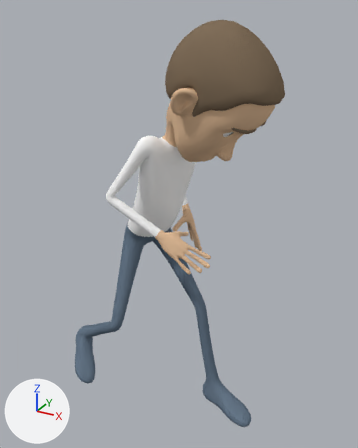
The Blender file MoCap_cw.blend as it was, and as the next commit left it.
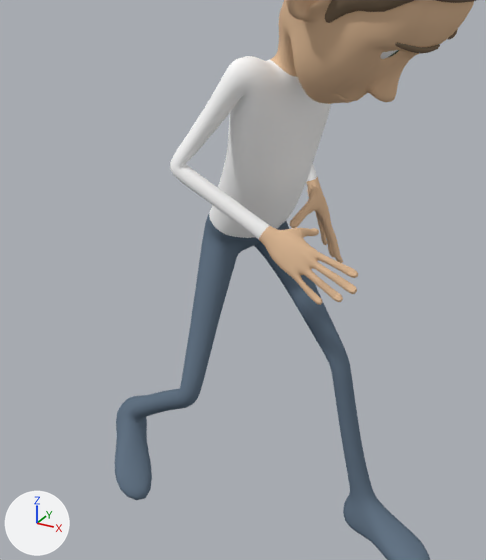
Old and new are each drawn whole from a 50 mm lens placed at (1.1, -2.3, 2.04), pointed at (0.01, -0.32, 1.05) and again close up on the part from 3% to 79% of the width and 23% to 93% of the height. The lights are fixed; the arrows at lower left show +X, +Y and +Z. Both versions are drawn at frame 72 of the action 'Action_06'; the numbers are the values there.
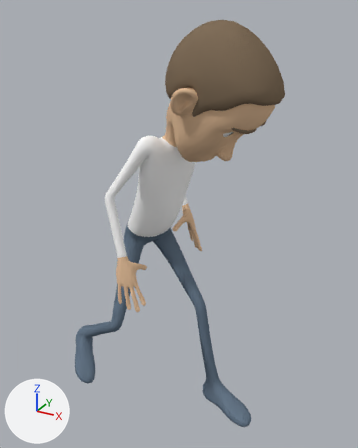
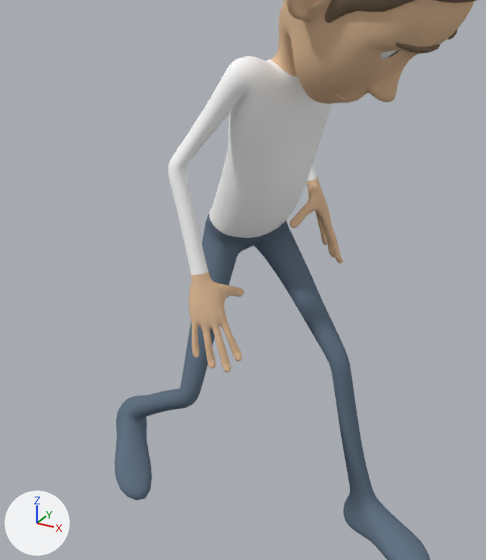
Location of each change, (x1, y1, x2, y2) in pixels of the close-ups (486 x 560 px):
'Plane.001', posed
    both: (115, 0, 474, 560)

The edits, one by one:
Bone 'forearm.R' (bone_forearm_r) turns from (71, 18, -35) to (35, 4, -19) degrees about its own x, y and z.
